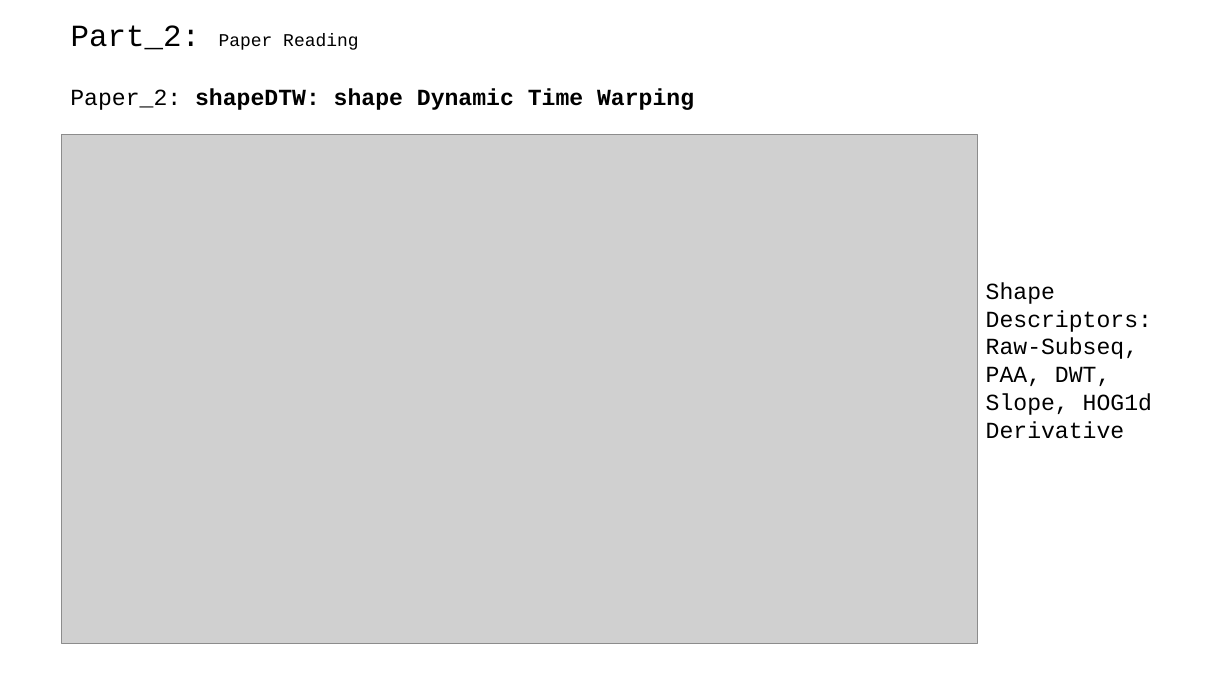
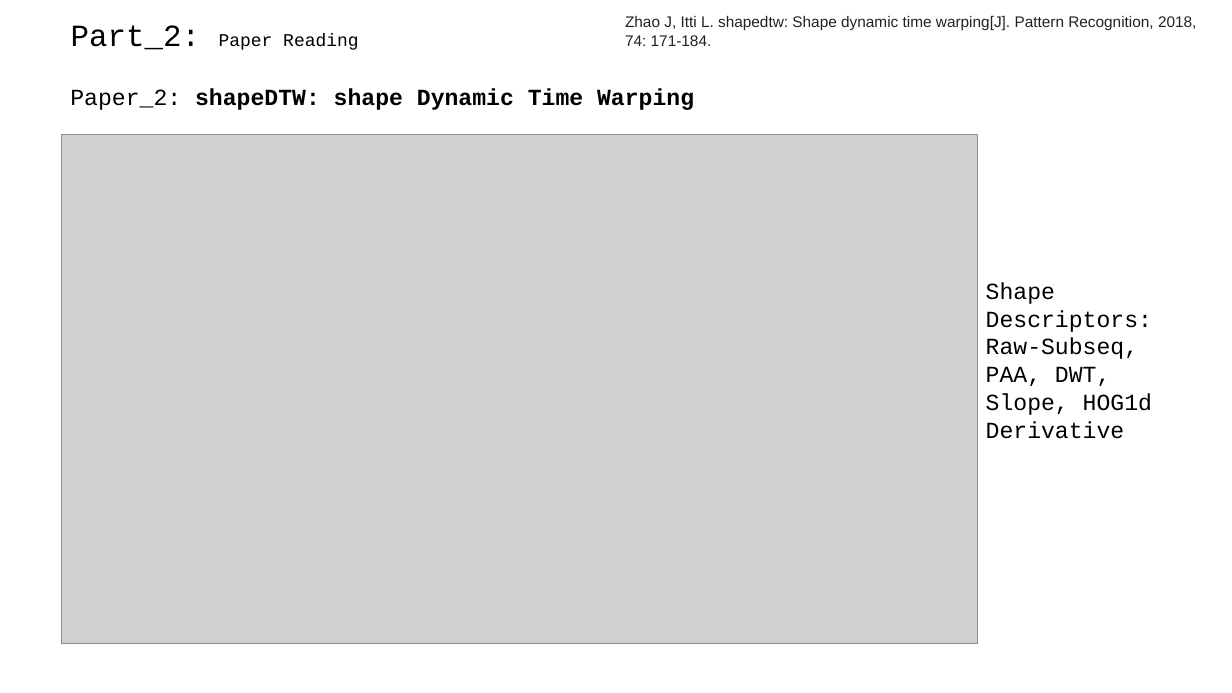
Before and after one commit to A-Big-Tortoise/Presentation, a slide deck: slide 12 of Presentation_1106_JiayuChen.pptx. Drawn at 1232x693 pixels with LibreOffice and Linux fonts; fonts in the diff are those of the drawing; grey boxes stand for pictures. Boxes give left, top, right and bottom in pixels: in the first picture for what was removed or moved away, otherwise in the second. Text is boxed around its words. In the diff, an @@ line names an element or a change of style, - is before the commit and + after.

```diff
--- a/Presentation_1106_JiayuChen.pptx
+++ b/Presentation_1106_JiayuChen.pptx
@@ text added at box(625, 16, 1196, 46), 12 pt, text #222222 @@
+Zhao J, Itti L. shapedtw: Shape dynamic time warping[J]. Pattern Recognition, 2018, 74: 171-184.
```
Also in this commit, not shown: 4 other slides changed, 1 other file.
